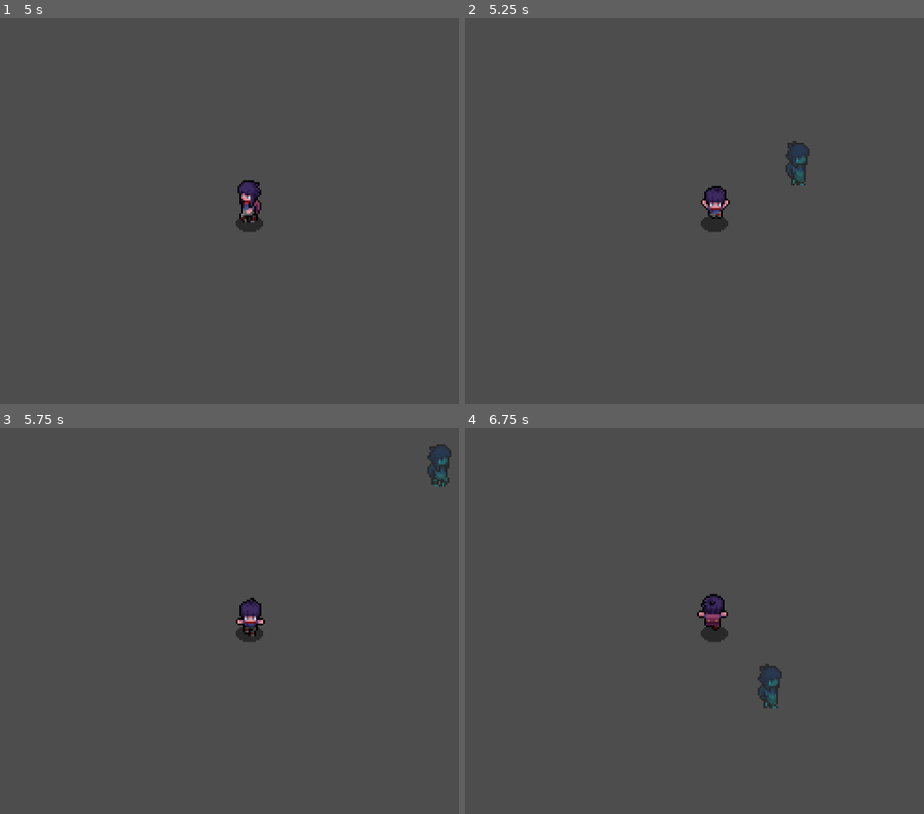
Above: before the commit, frames 1-4 (two rows, left to right).
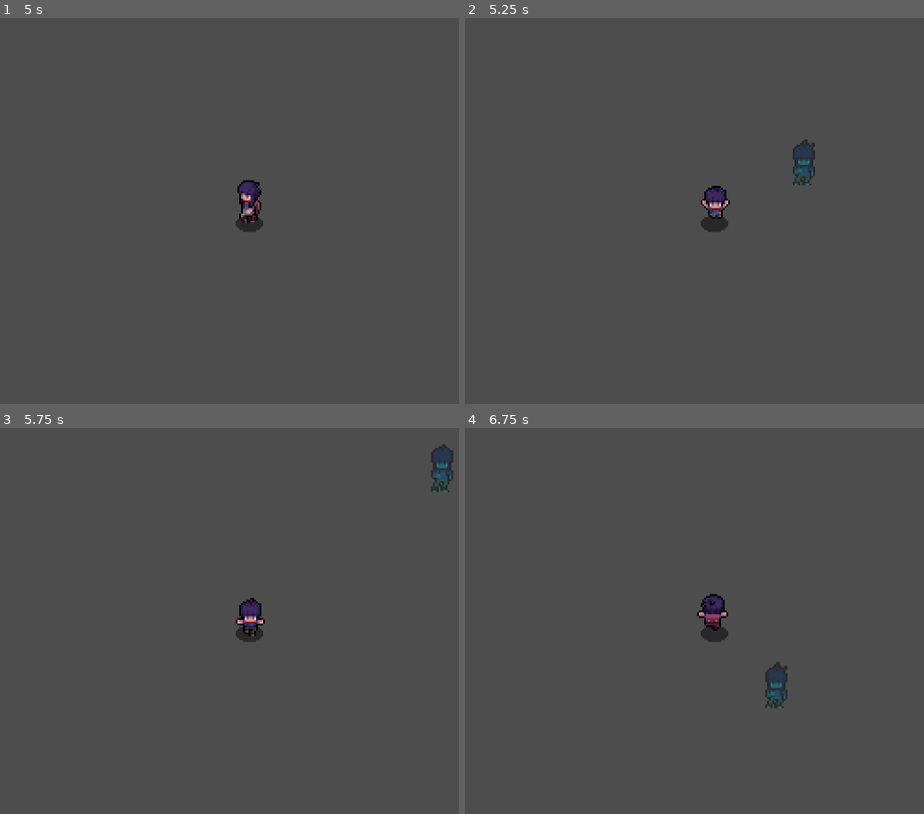
Above: after the commit, the same moments.

Repository: crimson-rain/gmtk-2025
Game: Godot game, scene res://Entities/Player/Player.tscn
Same seed, same stepped clock (60 frames per second), same inputs: the game is played once before the commit and once after it.
Inputs:
- Up to frame 1 (5 s): tap Enter at 0.5 s; hold D (move_right) 0.53-1.28 s; hold Shift (sneak) 0.53-1.28 s; hold S (move_down) 1.28-2.03 s; tap Shift (sneak) at 1.35, 2.85, 4.35 s; hold D (move_right) 2.03-2.78 s; hold Shift (sneak) 2.03-2.78 s; hold W (move_up) 2.78-3.53 s; hold Shift (sneak) 3.53-4.28 s; hold A (move_left) from 3.53 s (still down)
- Up to frame 2 (5.25 s): release A (move_left) at 5.03 s; hold S (move_down) from 5.03 s (still down); hold Shift (sneak) from 5.03 s (still down)
- Up to frame 3 (5.75 s): keep holding S (move_down); keep holding Shift (sneak)
- Up to frame 4 (6.75 s): release S (move_down) at 5.78 s; release Shift (sneak) at 5.78 s; hold D (move_right) 5.78-6.53 s; tap Shift (sneak) at 5.85 s; hold W (move_up) from 6.53 s (still down); hold Shift (sneak) from 6.53 s (still down)

Frame 1 is identical in both runs. In frame 2, 0.4% of the frame differs, in the area x 69-77%, y 31-44%; in frame 3, 0.3%; in frame 4, 0.5%, in the area x 63-71%, y 60-73%.

Commit message:
Add idle animation for ghost

Diff:
--- a/Entities/Ghost/PlayerGhost.gd
+++ b/Entities/Ghost/PlayerGhost.gd
@@ -6,6 +6,7 @@
 var is_playback: bool = true
 var start_position: Vector2
 var player_global: Vector2
+var last_direction: Vector2
 
 @onready var animation_player: AnimationPlayer = $AnimationPlayer
 
@@ -30,18 +31,36 @@
 	self.is_playback = true
 
 func update_animation() -> void:
-	var walk_animation_map = {
-		Vector2(0, -1): "walk_up",
-		Vector2(0, 1): "walk_down",
-		Vector2(-1, -1): "walk_left_up",
-		Vector2(1, -1): "walk_right_up",
-		Vector2(-1, 1): "walk_left_down",
-		Vector2(1, 1): "walk_right_down",
-		Vector2(-1, 0): "walk_left_down",
-		Vector2(1, 0): "walk_right_down"
-	}
+	var movement = playback[playback_index].movement.round()
+	var state = playback[playback_index].state
 
-	var movement = playback[playback_index].movement
-	movement.round()
+	if state == "walking":
+		last_direction = movement
+		animation_player.speed_scale = 0.55
+		var walk_animation_map = {
+			Vector2(0, -1): "walk_up",
+			Vector2(0, 1): "walk_down",
+			Vector2(-1, -1): "walk_left_up",
+			Vector2(1, -1): "walk_right_up",
+			Vector2(-1, 1): "walk_left_down",
+			Vector2(1, 1): "walk_right_down",
+			Vector2(-1, 0): "walk_left_down",
+			Vector2(1, 0): "walk_right_down"
+		}
 
-	animation_player.play(walk_animation_map[movement])
+		animation_player.play(walk_animation_map[movement])
+	else:
+		animation_player.speed_scale = 0.45
+		var idle_animation_map = {
+			Vector2(0, -1): "idle_up",
+			Vector2(0, 1): "idle_down",
+			Vector2(-1, -1): "idle_left_up",
+			Vector2(1, -1): "idle_right_up",
+			Vector2(-1, 1): "idle_left_down",
+			Vector2(1, 1): "idle_right_down",
+			Vector2(-1, 0): "idle_left_down",
+			Vector2(1, 0): "idle_right_down",
+			Vector2(0, 0): "idle_down"
+		}
+
+		animation_player.play(idle_animation_map[last_direction])
--- a/Entities/Player/StateMachine/PlayerIdleState.gd
+++ b/Entities/Player/StateMachine/PlayerIdleState.gd
@@ -18,10 +18,6 @@
 
 	if movement != Vector2.ZERO:
 		Transitioned.emit(self, "walking")
-
-		var action = GhostData.new(Vector2.ZERO, movement.round(), "idle")
-		player.recorded_actions.append(action)
-
 		return
 
 # We use a animation map to avoid becoming YandereDev
@@ -39,6 +35,9 @@
 		Vector2(1, 0): "idle_right_down"
 	}
 
+	var action = GhostData.new(Vector2.ZERO, player.last_direction, "idle")
+	player.recorded_actions.append(action)
+
 	player.animation_player.play(animation_map[player.last_direction])
 
 func exit():
